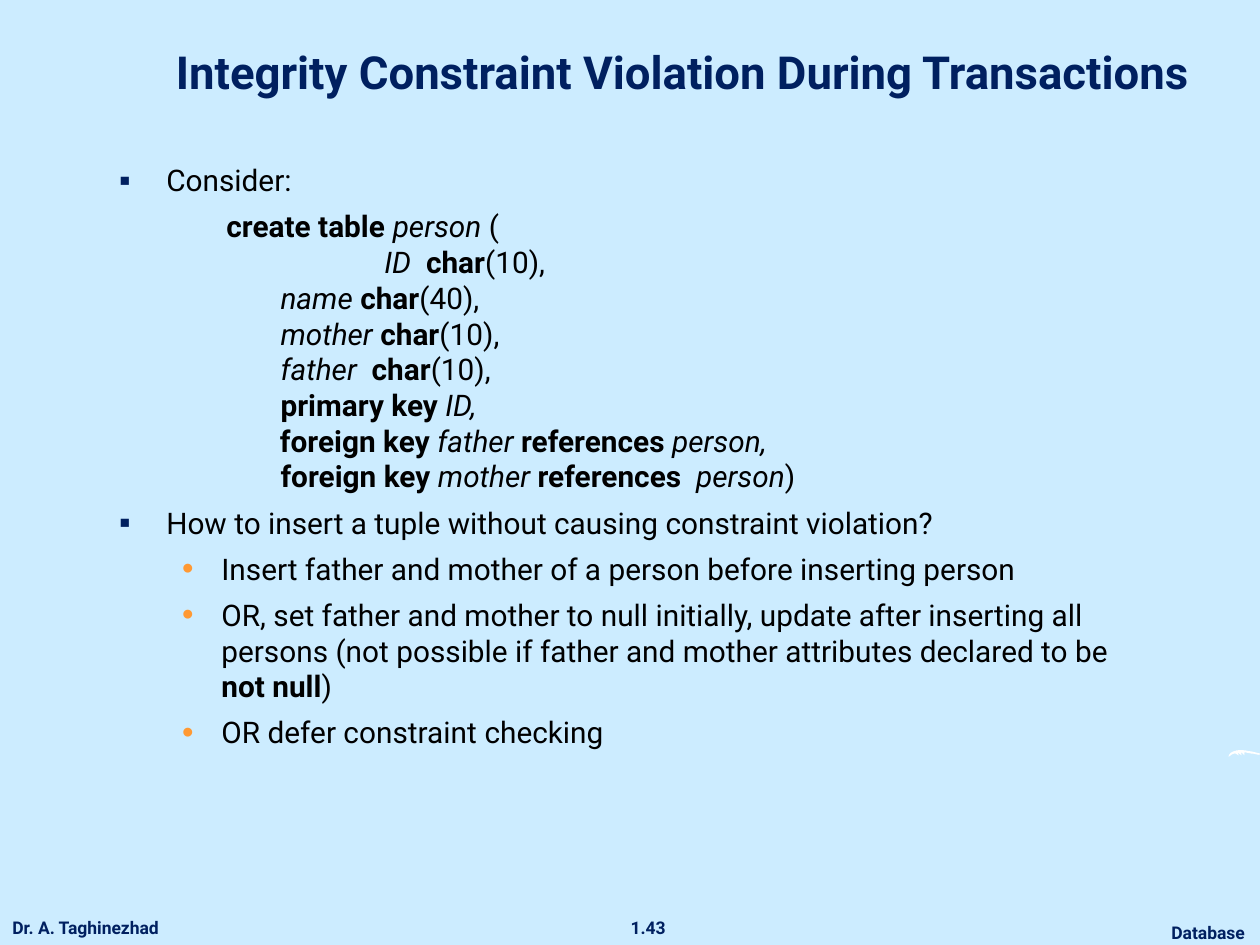
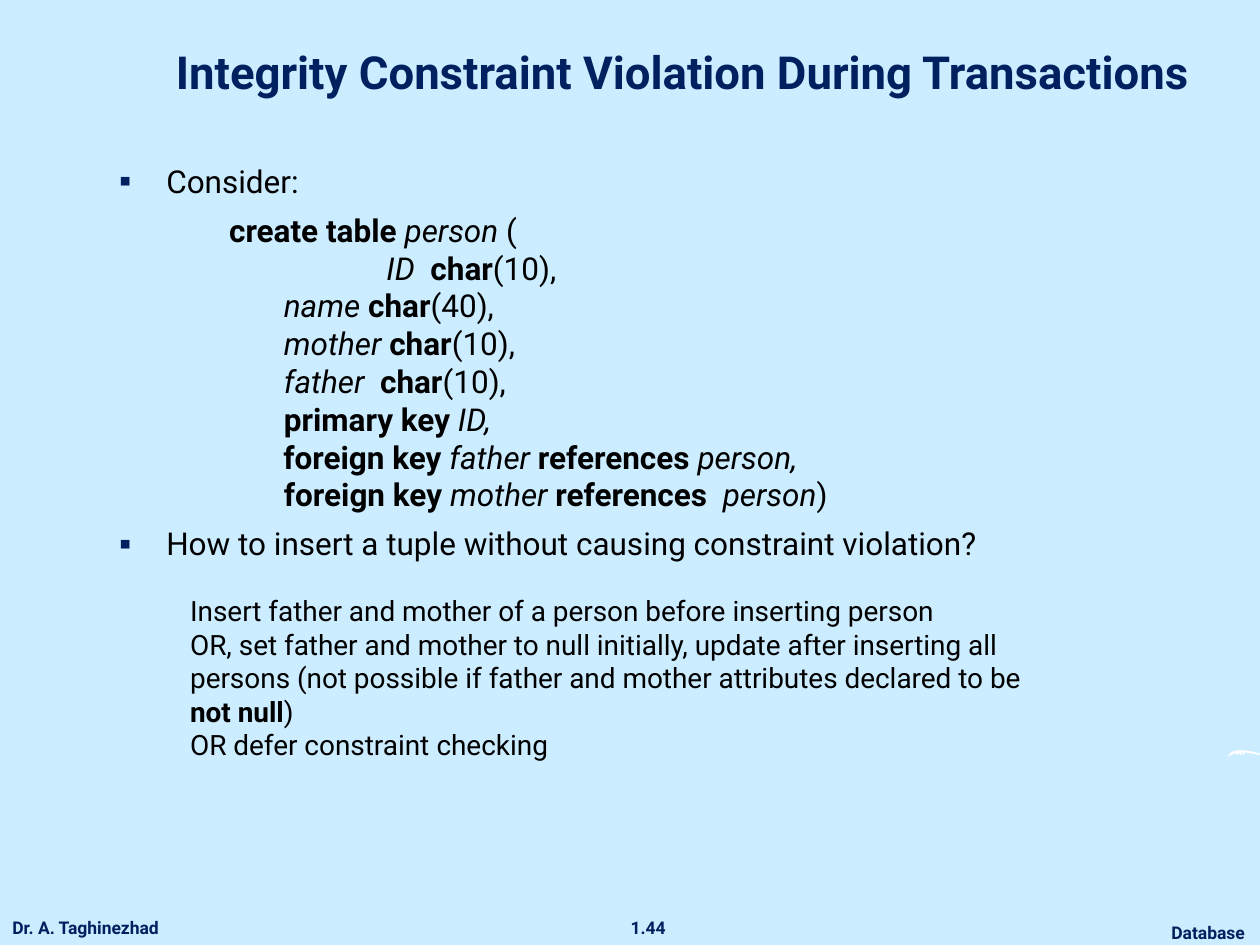
Before and after one commit to ataghinezhad/ataghinezhad.github.io, a slide deck: slide 44 of courses/downloads/temp/Database_Lec4.pptx (slide 43 before the commit). Drawn at 1260x945 pixels with LibreOffice and Linux fonts; fonts in the diff are those of the drawing; background and template pictures are left out. Boxes give left, top, right and bottom in pixels: in the first picture for what was removed or moved away, otherwise in the second. Text is boxed around its words. In the diff, an @@ line names an element or a change of style, - is before the commit and + after.

```diff
--- a/courses/downloads/temp/Database_Lec4.pptx
+++ b/courses/downloads/temp/Database_Lec4.pptx
@@ text "Consider:" at [166,169,976,562]: size 17 to 18 pt @@
@@ text at [221,557,1108,750]: paragraphs removed @@
-  • Insert father and mother of a person before inserting person
-  • OR, set father and mother to null initially, update after inserting all persons (not possible if father and mother attributes declared to be not null)
-  • OR defer constraint checking
@@ text added at [190,599,1020,761], 16 pt, text #000000 @@
+  Insert father and mother of a person before inserting person
+  OR, set father and mother to null initially, update after inserting all persons (not possible if father and mother attributes declared to be not null)
+  OR defer constraint checking
@@ page number at [631,921,666,934]: text changed @@
-1.43
+1.44
```
Also in this commit, not shown: 39 other slides changed, 2 slides added, 1 slide removed, 1 other file.
